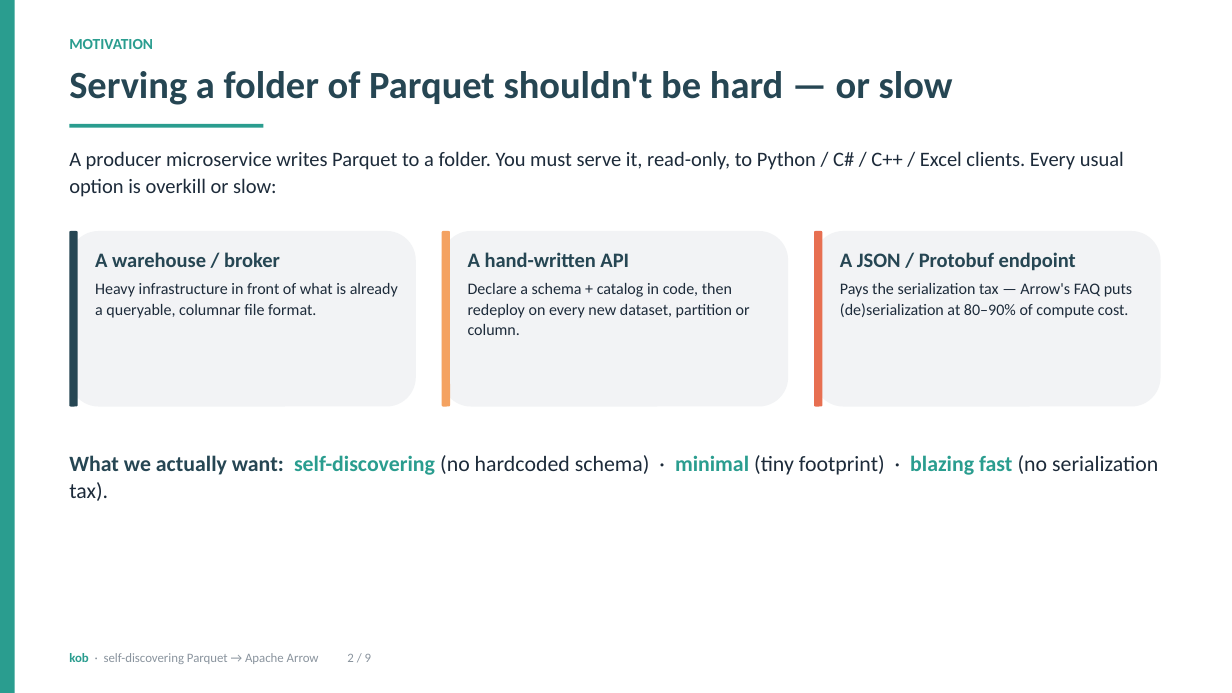
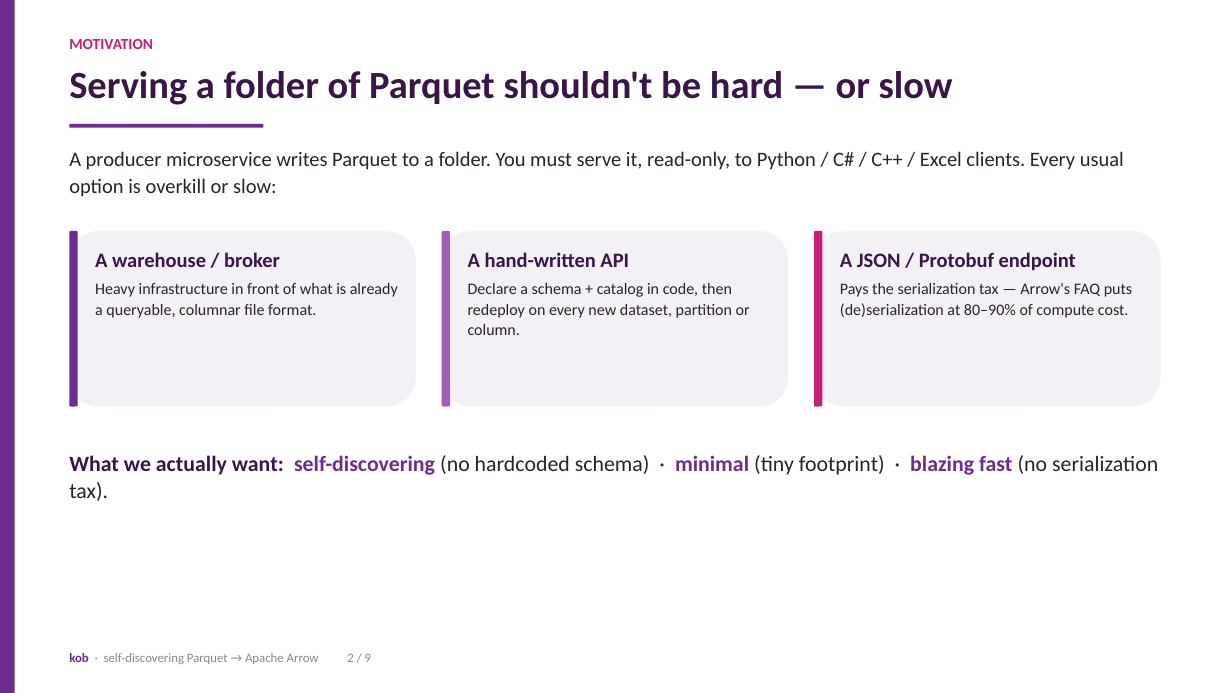
Before and after one commit to iyedexe/kob, a slide deck: slide 2 of presentation/kob.pptx. Drawn at 1232x693 pixels with LibreOffice and Linux fonts; fonts in the diff are those of the drawing. Boxes give left, top, right and bottom in pixels: in the first picture for what was removed or moved away, otherwise in the second. Text is boxed around its words. In the diff, an @@ line names an element or a change of style, - is before the commit and + after.

```diff
--- a/presentation/kob.pptx
+++ b/presentation/kob.pptx
@@ rectangle at [0,0,15,693]: fill #2A9D8F to #6D2C8F @@
@@ text "MOTIVATION" at [69,39,153,49]: text colour #2A9D8F to #C71E7A @@
@@ text "Serving a folder of Parquet ..." at [69,71,953,105]: text colour #264653 to #3A1647 @@
@@ rectangle at [69,124,263,128]: fill #2A9D8F to #6D2C8F @@
@@ rounded rectangle at [69,231,78,407]: fill #264653 to #6D2C8F @@
@@ rounded rectangle at [442,231,450,407]: fill #F4A261 to #A05EB5 @@
@@ fill #F2F3F5 to #F4F1F6 in 3 elements at [69,231,416,407], [442,231,788,407], [814,231,1161,407] @@
@@ rounded rectangle at [814,231,823,407]: fill #E76F51 to #C71E7A @@
@@ text "A warehouse / broker" at [95,252,398,318]: text colour #264653 to #3A1647 in "A warehouse / broker"; text colour #1D2B3A to #2B2230 in "Heavy infrastructure in front of what is ..." @@
@@ text "A hand-written API" at [468,252,750,335]: text colour #264653 to #3A1647 in "A hand-written API"; text colour #1D2B3A to #2B2230 in "Declare a schema + catalog in code, ..." @@
@@ text "A JSON / Protobuf endpoint" at [840,252,1132,318]: text colour #264653 to #3A1647 in "A JSON / Protobuf endpoint"; text colour #1D2B3A to #2B2230 in "Pays the serialization tax — Arrow's FAQ ..." @@
@@ text "What we actually want: self-discovering ..." at [69,455,1158,501]: text colour #264653 to #3A1647 in "What we actually want:"; text colour #2A9D8F to #6D2C8F in "self-discovering minimal blazing fast"; text colour #1D2B3A to #2B2230 in "(no hardcoded schema) · (tiny footprint) · ..." @@
@@ text "kob · self-discovering Parquet → ..." at [69,653,371,664]: text colour #2A9D8F to #6D2C8F in "kob"; text colour #8A949E to #8A8692 @@
```
Also in this commit, not shown: 8 other slides changed, 3 other files.
